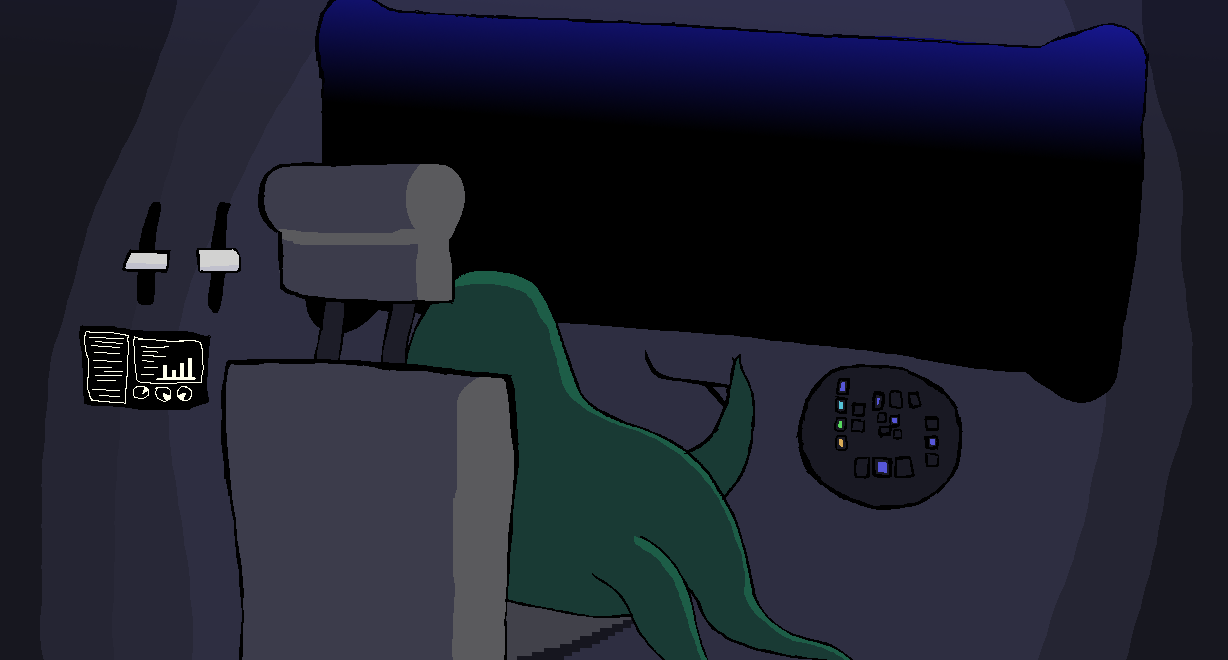
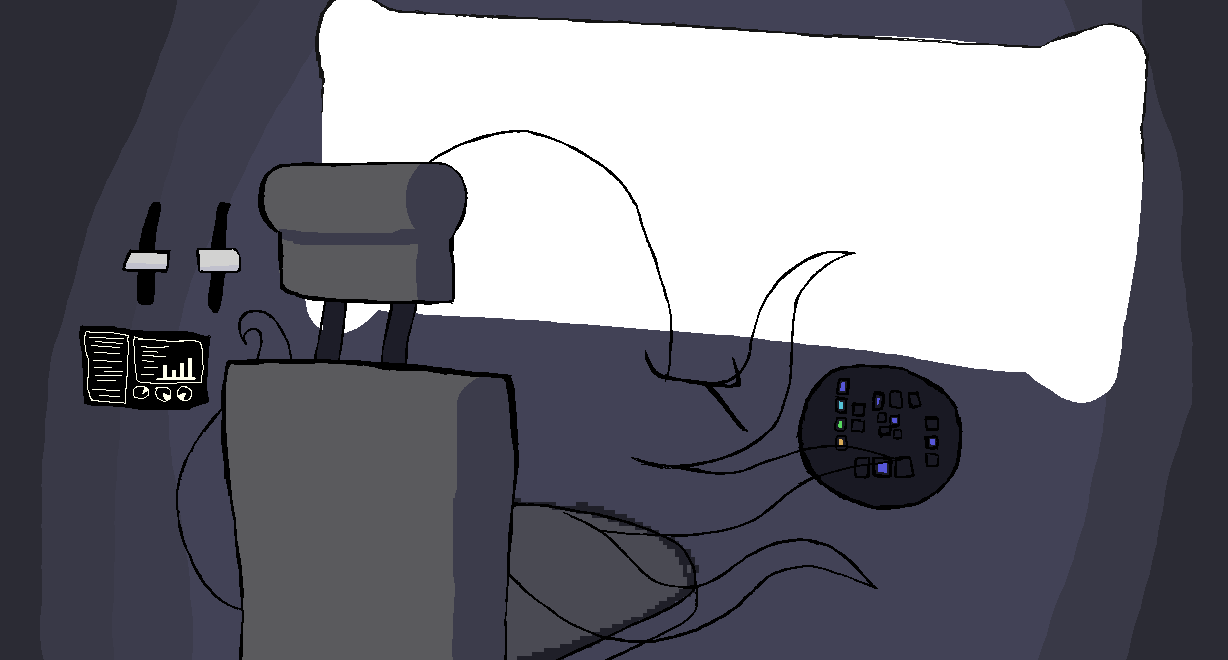
Layered file, before and after one edit (1228 × 660). Changes by layer:
painted on "Layer" over <box>221,162,519,660</box>
moved "dude lines" above "Pasted Layer", painted on it over <box>176,130,901,660</box>
removed layer "dude highlights" over <box>446,271,850,660</box>
removed layer "dude paint" over <box>356,271,850,660</box>
removed layer "tentakel paint" over <box>683,354,754,501</box>
renamed "tentakel line" to "Pasted Layer", hid it, opacity 100% → 25%, painted on it over <box>153,150,876,620</box>
renamed "fußtentakel line" to "seat", painted on it over <box>502,501,708,660</box>
showed "Layer #4" over <box>0,0,1228,660</box>
